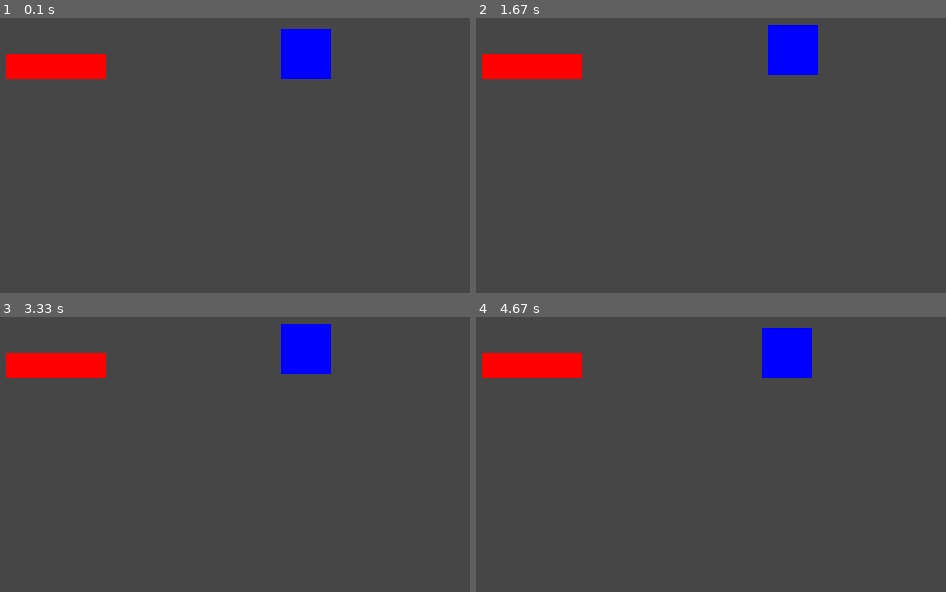
Above: before the commit, frames 1-4 (two rows, left to right).
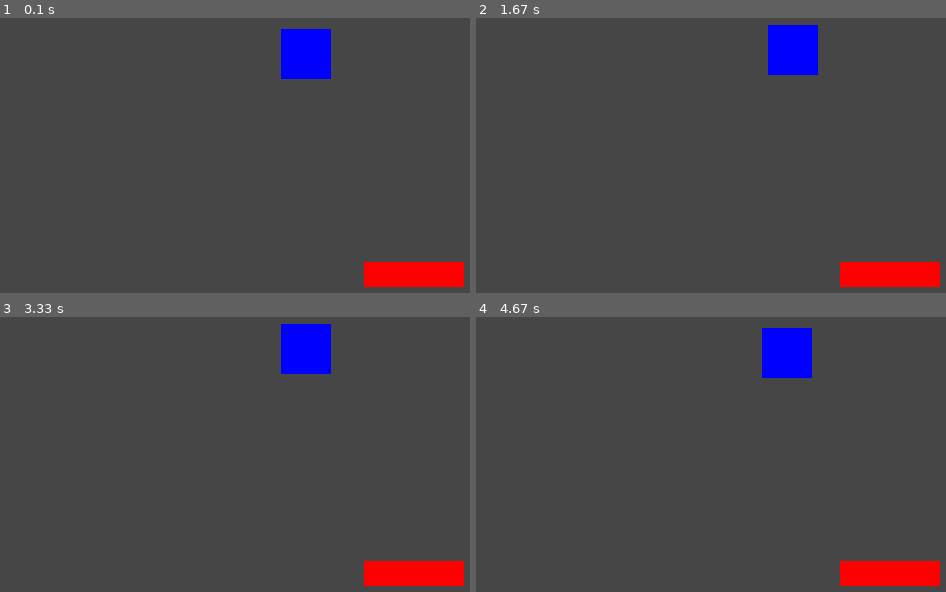
Above: after the commit, the same moments.

Repository: WindWalk12/pygame-tensorflow
Game: pygame game, started from main.py
Two runs of this game, one before a commit and one after it. Both use one fixed random seed, a clock stepped at 60 frames per second and the inputs below.
Inputs:
- Up to frame 1 (0.1 s): no input
- Up to frame 2 (1.67 s): hold Right 0.33-0.8 s; hold Up 0.83-1.13 s; hold Right 1.17-1.63 s
- Up to frame 3 (3.33 s): hold Left 1.67-2.2 s; hold Down 2.23-2.53 s; hold Left 2.57-2.97 s; hold Up from 3 s (still down)
- Up to frame 4 (4.67 s): release Up at 3.37 s; hold Right 3.4-4.03 s; hold Down 4.07-4.43 s; hold Left from 4.47 s (still down)

The runs differ from the first frame. In frame 1, 3.9% of the frame differs, in the area x 1-99%, y 13-98%; in frame 2, 3.9%; in frame 3, 3.9%; in frame 4, 3.9%.

Commit message:
Main file

Diff:
--- a/main.py
+++ b/main.py
@@ -1,4 +1,5 @@
 import pygame
+import random
 
 pygame.init()
 
@@ -10,7 +11,7 @@
 blue = (0, 0, 255)
 red = (255, 0, 0)
 
-# Rectangles and their values
+# Controllable rectangle
 center = (375, 275)
 rectX = 375
 rectY = 275
@@ -23,10 +24,18 @@
 speed_up = -0.2
 speed_down = 0.2
 
+# uncontrollable rectangle
+urectX = random.randint(100, 700)
+urectY = random.randint(25, 575)
+
 
 # Function to draw the controllable rectangle
 def rect(color, x, y):
     pygame.draw.rect(screen, color, (x, y, 50, 50))
+
+
+def urect(color, x, y):
+    pygame.draw.rect(screen, color, (x, y, 100, 25))
 
 
 # Infinite loops the game until closed
@@ -74,8 +83,8 @@
     # Creates the controllable rectangle
     rect(blue, rectX, rectY)
 
-    # creates the red rectangle
-    rect2 = pygame.draw.rect(screen, red, (100, 300, 100, 25))
+    # Creates the uncontrollable rectangle
+    urect(red, urectX, urectY)
 
     # Updates the screen
     pygame.display.update()
